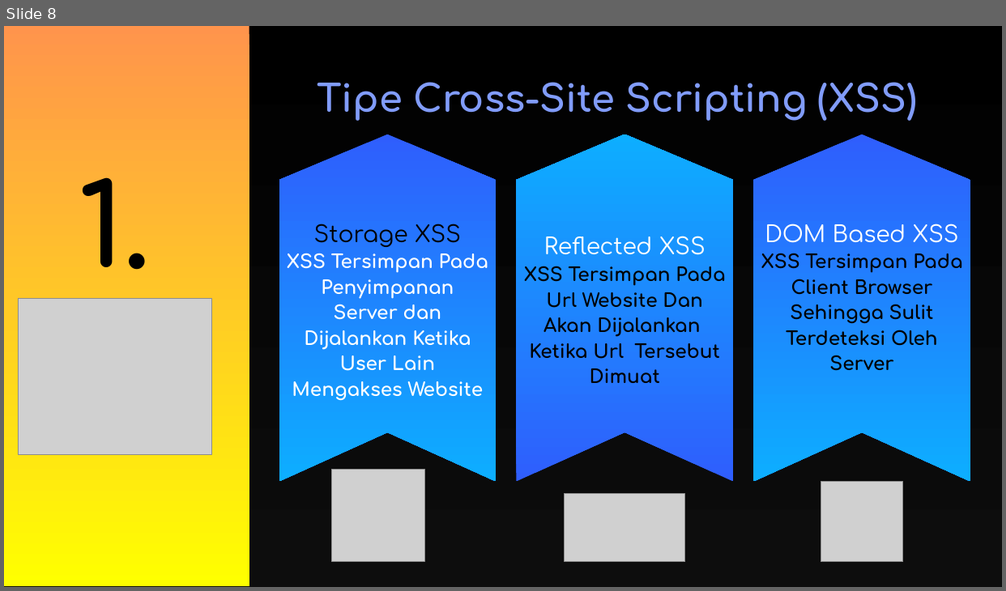
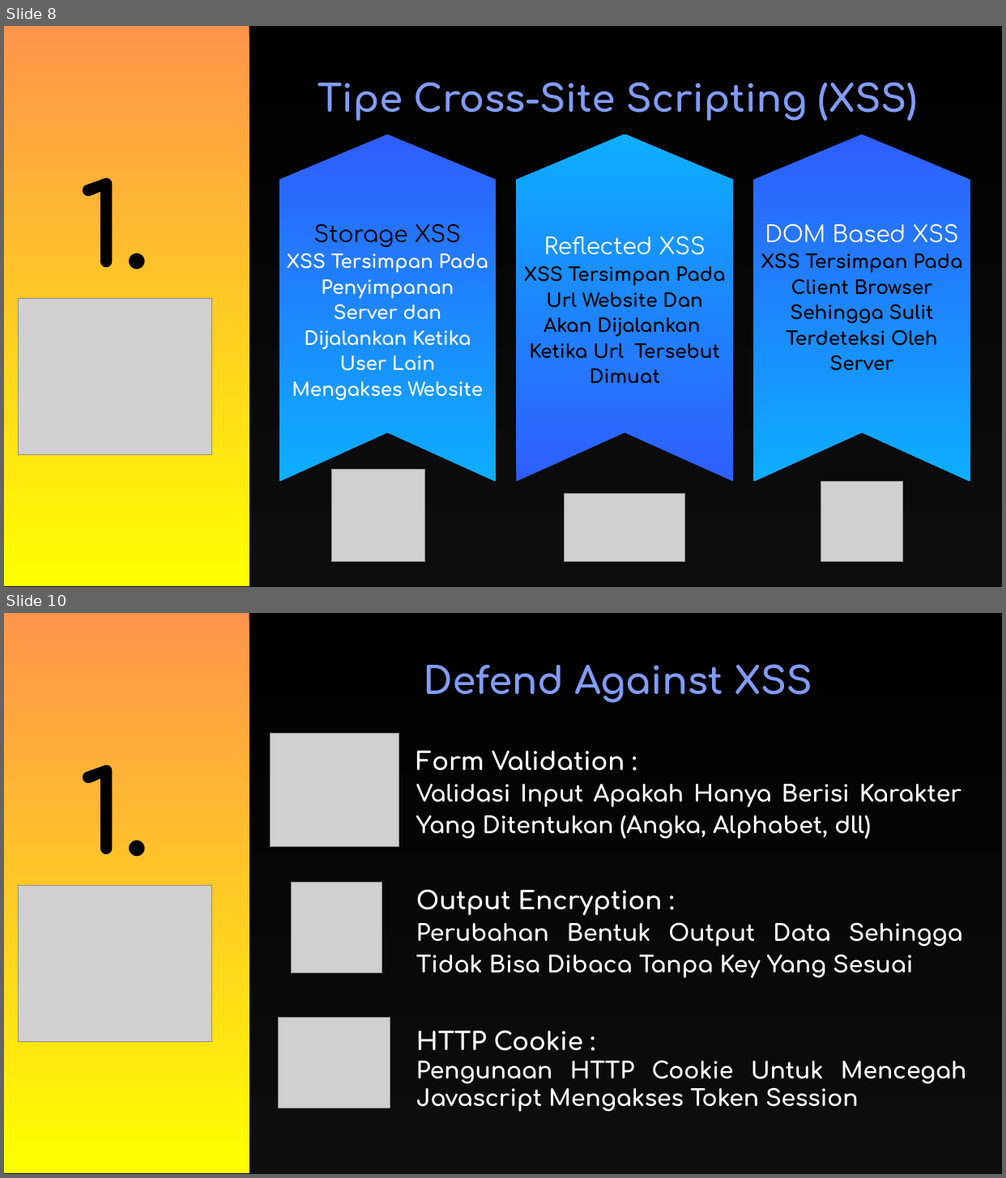
Before and after one commit to Fhreiz77/Watson-Scroll-Fesnuk-, a slide deck: John/PPT_Keamanan_Data.pptx. Shown one above the other, each under a label of ours: slide 8 before the commit, slides 8 and 10 after it; the slides between them are not shown. The pictures are 1006x591 and 1006x1178 pixels, drawn with LibreOffice and Linux fonts; fonts in the diff are those of the drawing; grey boxes stand for pictures; background and template pictures are left out. Boxes give left, top, right and bottom in pixels: in the first picture for what was removed or moved away, otherwise in the second. Text is boxed around its words. In the diff, an @@ line names an element or a change of style, - is before the commit and + after.

```diff
--- a/John/PPT_Keamanan_Data.pptx
+++ b/John/PPT_Keamanan_Data.pptx
@@ slide 10 added at [4, 613, 1002, 1174], background #FFFFFF @@
@@ pentagon arrow added at [4, 613, 1002, 1174], fill gradient #000000 to #0D0D0D @@
@@ rectangle added at [4, 613, 249, 1174], fill gradient #FF944C to #FFFF00 @@
@@ text added at [423, 664, 812, 703], 36 pt, text gradient #819CFA to #2F5EFD, bold @@
+Defend Against XSS
@@ picture added at [270, 734, 399, 846] @@
@@ text added at [416, 751, 961, 839], 22 pt, text #FFFFFF, bold @@
+Form Validation :
+Validasi Input Apakah Hanya Berisi Karakter Yang Ditentukan (Angka, Alphabet, dll)
@@ text added at [79, 764, 151, 857], 110 pt, text #000000, bold @@
+1.
@@ picture added at [19, 885, 211, 1042] @@
@@ picture added at [292, 883, 382, 973] @@
@@ text added at [416, 889, 963, 978], 22 pt, text #FFFFFF, bold @@
+Output Encryption :
+Perubahan Bentuk Output Data Sehingga Tidak Bisa Dibaca Tanpa Key Yang Sesuai
@@ picture added at [279, 1017, 390, 1108] @@
@@ text added at [416, 1030, 967, 1112], 22 pt, text #FFFFFF, bold @@
+HTTP Cookie :
+Pengunaan HTTP Cookie Untuk Mencegah Javascript Mengakses Token Session
```
Also in this commit, not shown: 2 other slides added, 4 other files.
